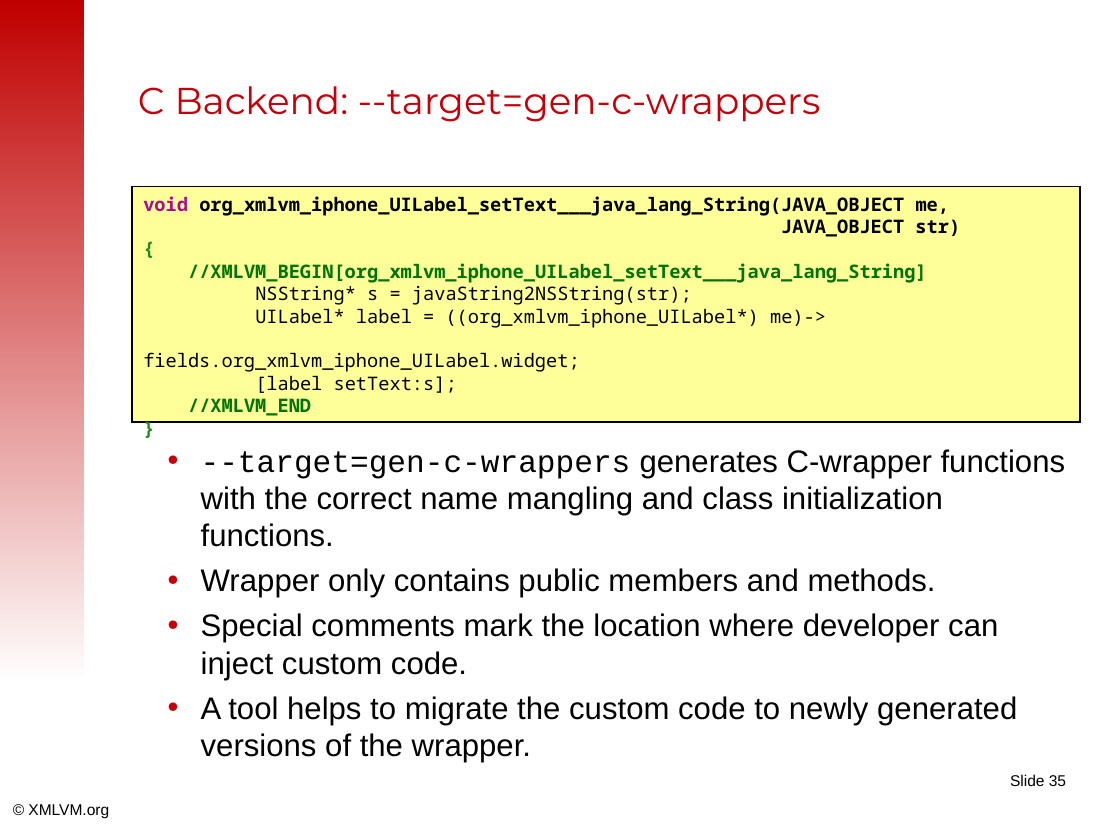
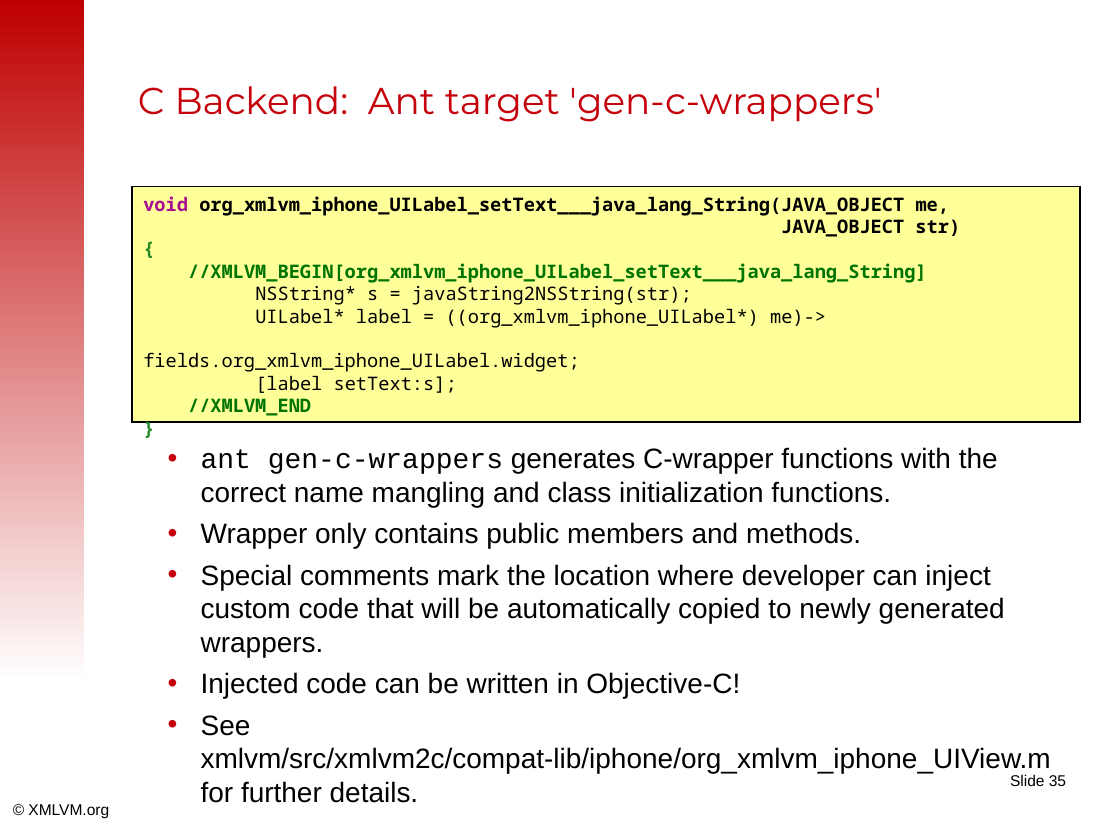
Before and after one commit to tisoft/xmlvm, a slide deck: slide 35 of doc/slides/android2iphone-master.odp. Drawn at 1120x840 pixels with LibreOffice and Linux fonts; fonts in the diff are those of the drawing; background and template pictures are left out. Boxes give left, top, right and bottom in pixels: in the first picture for what was removed or moved away, otherwise in the second. Text is boxed around its words. In the diff, an @@ line names an element or a change of style, - is before the commit and + after.

Commit message:
Add some slides on the C backend, in particular slides explaining the red/green class concept as well as the gen-c-wrappers option.

```diff
--- a/doc/slides/android2iphone-master.odp
+++ b/doc/slides/android2iphone-master.odp
@@ title at [138,86,881,122]: text changed @@
-C Backend: --target=gen-c-wrappers
+C Backend: Ant target 'gen-c-wrappers'
@@ text at [201,447,998,507]: text changed; size 20 to 18 pt @@
-• --target=gen-c-wrappers generates C-wrapper functions with the correct name mangling and class initialization functions.
+• ant gen-c-wrappers generates C-wrapper functions with the correct name mangling and class initialization functions.
@@ text at [201,522,861,549]: size 20 to 18 pt in "Wrapper only contains public members and methods." @@
@@ text at [201,564,1051,803]: text changed; size 20 to 18 pt @@
-• Special comments mark the location where developer can inject custom code.
-• A tool helps to migrate the custom code to newly generated versions of the wrapper.
+• Special comments mark the location where developer can inject custom code that will be automatically copied to newly generated wrappers.
+• Injected code can be written in Objective-C!
+• See xmlvm/src/xmlvm2c/compat-lib/iphone/org_xmlvm_iphone_UIView.m for further details.
```
Also in this commit, not shown: 1 other slide changed, 2 slides added.
